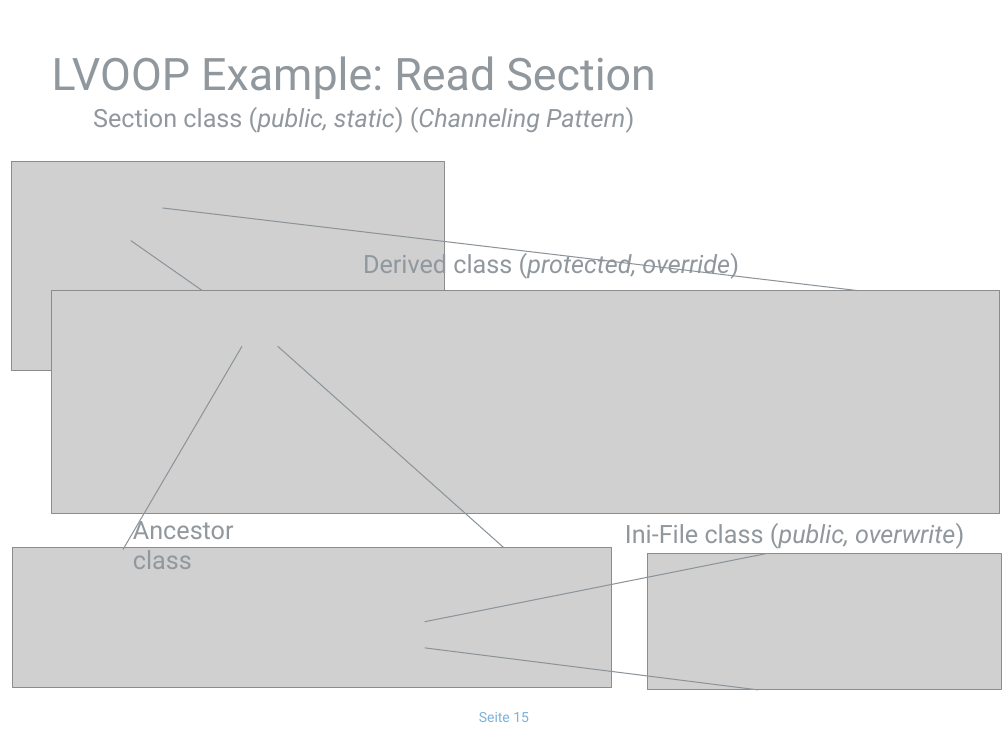
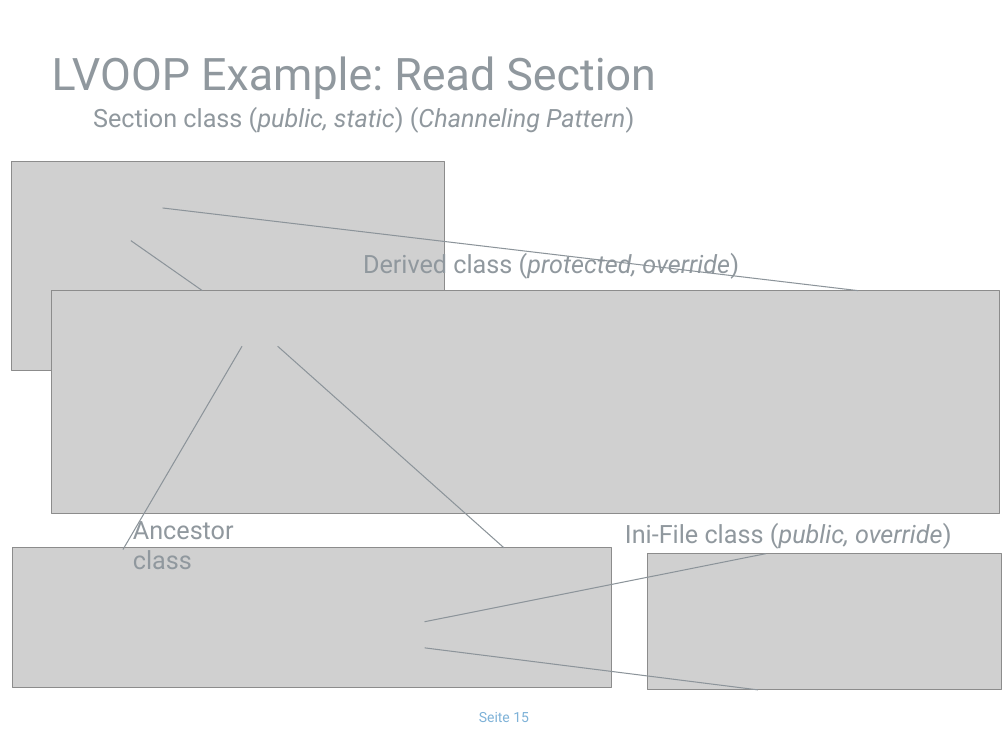
Before and after one commit to HB-GSI/VIP2012, a slide deck: slide 15 of Docs/LVOOP_vip2012_e.pptx. Drawn at 1008x756 pixels with LibreOffice and Linux fonts; fonts in the diff are those of the drawing; grey boxes stand for pictures; background and template pictures are left out. Boxes give left, top, right and bottom in pixels: in the first picture for what was removed or moved away, otherwise in the second. Text is boxed around its words. In the diff, an @@ line names an element or a change of style, - is before the commit and + after.

Commit message:
Correct typo overwrite -> override

```diff
--- a/Docs/LVOOP_vip2012_e.pptx
+++ b/Docs/LVOOP_vip2012_e.pptx
@@ text at bbox=[625, 523, 952, 549]: text changed; italic off @@
-Ini-File class (public, overwrite)
+Ini-File class (public, override)
```
Also in this commit, not shown: 1 other slide changed, 3 other files.
